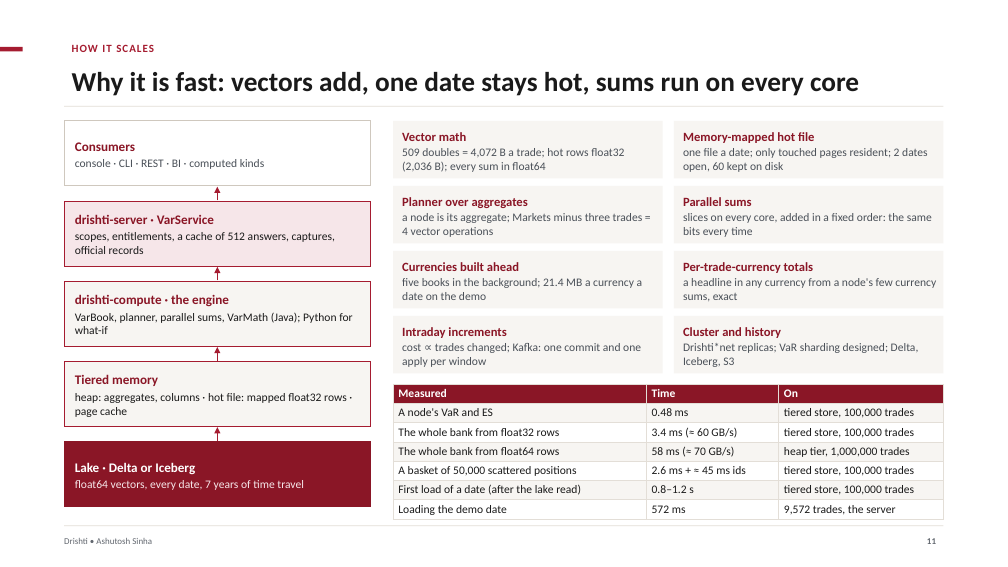
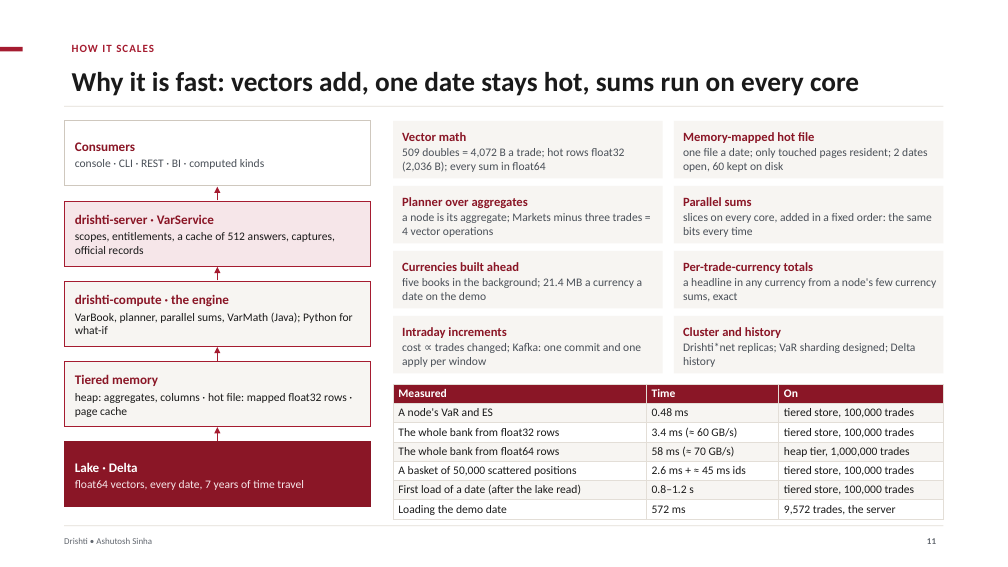
Before and after one commit to ajsinha/drishti, a slide deck: slide 11 of docs/publications/Drishti-VaR-Engine.pptx. Drawn at 1008x567 pixels with LibreOffice and Linux fonts; fonts in the diff are those of the drawing. Boxes give left, top, right and bottom in pixels: in the first picture for what was removed or moved away, otherwise in the second. Text is boxed around its words. In the diff, an @@ line names an element or a change of style, - is before the commit and + after.

Commit message:
The VaR engine deck corrected: VaR and exposure inputs on Iceberg are not built (only the Delta plugin streams vectors), official publishing to s3:// is not built (local or EFS Delta root); both in the gap list

```diff
--- a/docs/publications/Drishti-VaR-Engine.pptx
+++ b/docs/publications/Drishti-VaR-Engine.pptx
@@ text at box(683, 343, 916, 367): text changed @@
-Drishti*net replicas; VaR sharding designed; Delta, Iceberg, S3
+Drishti*net replicas; VaR sharding designed; Delta history
@@ text at box(75, 462, 138, 472): text changed @@
-Lake · Delta or Iceberg
+Lake · Delta
```
Also in this commit, not shown: 1 other slide changed, 1 other file.
